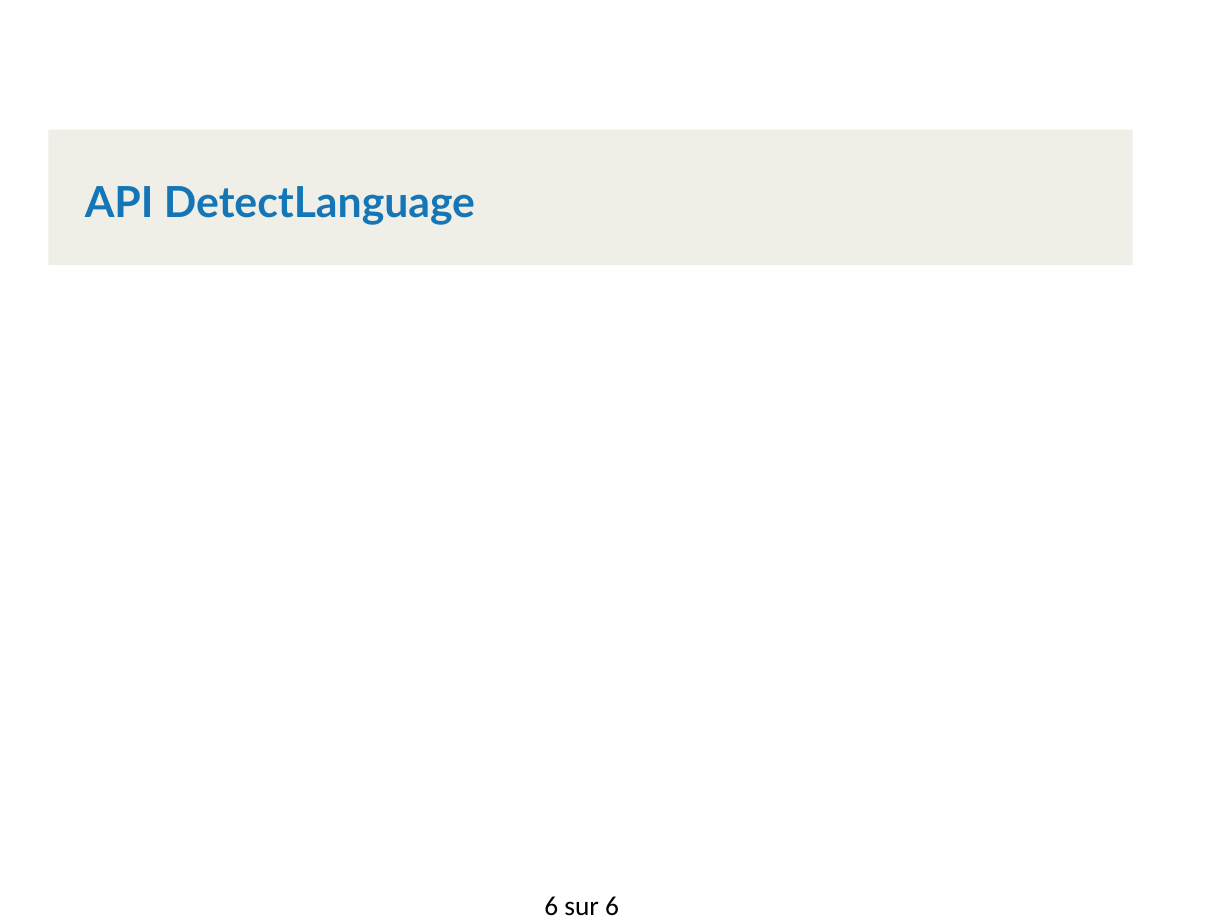
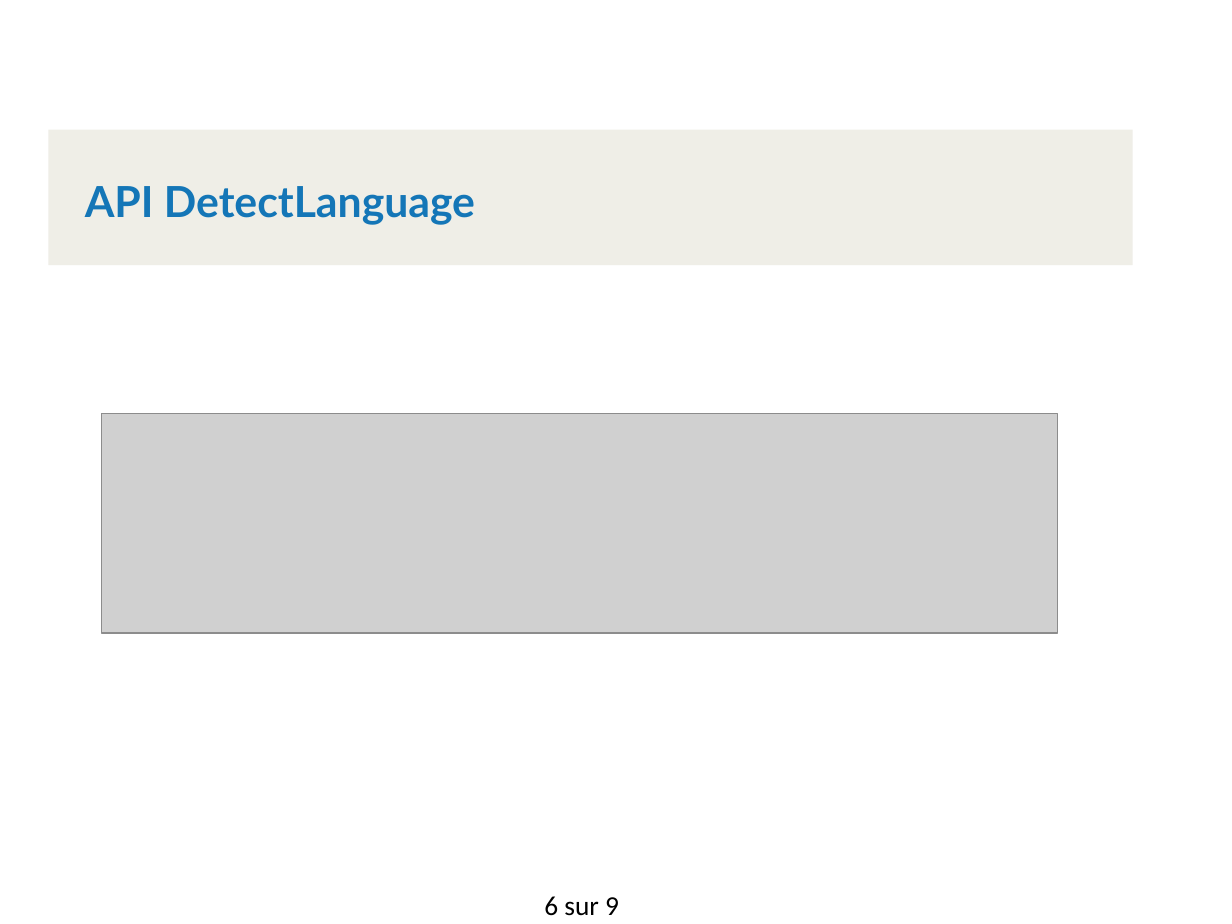
Before and after one commit to normandparatte/bibliogest, a slide deck: slide 6 of presentation_bibliogest_francis_normand.pptx. Drawn at 1232x924 pixels with LibreOffice and Linux fonts; fonts in the diff are those of the drawing; grey boxes stand for pictures; background and template pictures are left out. Boxes give left, top, right and bottom in pixels: in the first picture for what was removed or moved away, otherwise in the second. Text is boxed around its words. In the diff, an @@ line names an element or a change of style, - is before the commit and + after.

```diff
--- a/presentation_bibliogest_francis_normand.pptx
+++ b/presentation_bibliogest_francis_normand.pptx
@@ picture added at bbox=[102, 414, 1058, 633] @@
@@ page number at bbox=[544, 896, 619, 916]: text changed @@
-6 sur 6
+6 sur 9
```
Also in this commit, not shown: 3 other slides changed, 3 slides added, 1 slide removed.
